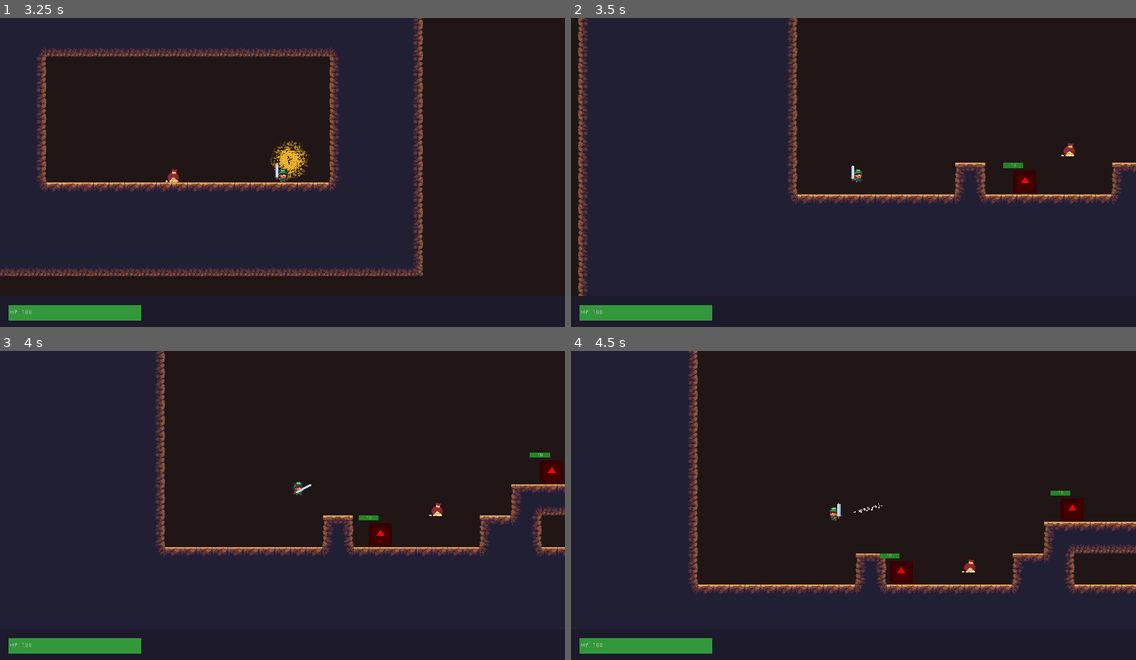
Above: before the commit, frames 1-4 (two rows, left to right).
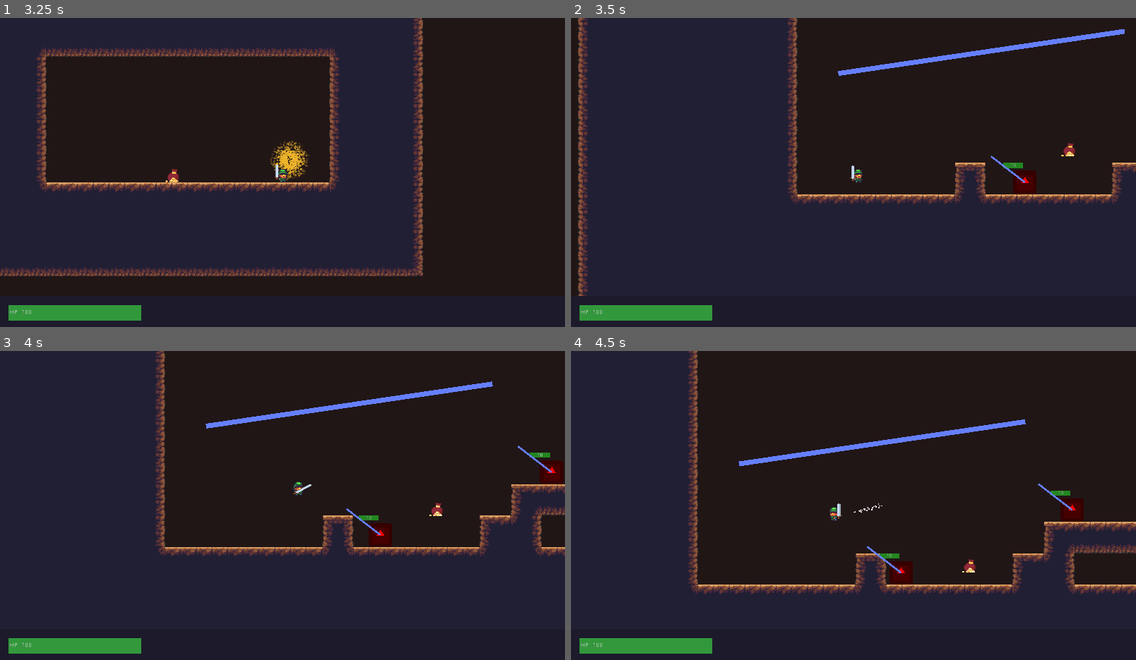
Above: after the commit, the same moments.

Repository: totalfreak/2D-Diablo
Game: Godot game, scene res://Scenes/Worlds/World1.tscn
Same seed, same stepped clock (60 frames per second), same inputs: the game is played once before the commit and once after it. The engine's default icon, where the game draws it, is replaced by a stand-in: a white triangle on a blue panel in a dark square.
Inputs:
- Up to frame 1 (3.25 s): tap Enter (ui_accept) at 0.5, 0.77, 1.52, 3.02 s; hold Right (ui_right) 0.53-2.03 s; tap V (Attack) at 0.6, 1.35, 2.3, 2.85 s; hold Left (ui_left) 2.03-2.78 s; tap Shift (dodge) at 2.1 s; hold Right (ui_right) from 2.78 s (still down)
- Up to frame 2 (3.5 s): keep holding Right (ui_right)
- Up to frame 3 (4 s): keep holding Right (ui_right); tap V (Attack) at 3.6 s; tap Enter (ui_accept) at 3.77 s
- Up to frame 4 (4.5 s): release Right (ui_right) at 4.28 s; hold Left (ui_left) from 4.28 s (still down); tap Shift (dodge) at 4.35 s

Frame 1 is identical in both runs. In frame 2, 0.9% of the frame differs, in the area x 47-98%, y 3-54%; in frame 3, 0.9%, in the area x 36-98%, y 9-60%; in frame 4, 0.9%.

Commit message:
Tried making a ray between player and enemies

Diff:
--- a/Scenes/Enemies/Enemy.gd
+++ b/Scenes/Enemies/Enemy.gd
@@ -8,6 +8,8 @@
 onready var rightSurfaceRay = get_node("surfaceRayRight")
 onready var leftPlayerRay = get_node("playerRayLeft")
 onready var rightPlayerRay = get_node("playerRayRight")
+onready var playerRay = get_node("playerRay")
+onready var playerRayLine = get_node("playerRayLine")
 onready var player = get_tree().get_nodes_in_group("Player")[0]
 onready var attackTimer = get_node("AttackTimer")
 onready var takeDamageTimer = get_node("TakeDamageTimer")
@@ -23,6 +25,7 @@
 var following = false
 export var followRange = 350
 export var attackRange = 50
+var playerRayHitting = false
 
 var takingDamage = false
 var dead = false
@@ -40,6 +43,7 @@
 	leftSurfaceRay.add_exception(get_tree().get_nodes_in_group("Loot")[0])
 	rightSurfaceRay.add_exception(get_tree().get_nodes_in_group("Loot")[0])
 	leftPlayerRay.add_exception(get_tree().get_nodes_in_group("Loot")[0])
+	playerRay.add_exception(get_tree().get_nodes_in_group("Loot")[0])
 	rightPlayerRay.add_exception(get_tree().get_nodes_in_group("Loot")[0])
 	takeDamageTimer.connect("timeout", self, "_Stop_Taking_Damage")
 	pass
@@ -48,6 +52,8 @@
 	#Save status of rays
 	rayBools[0] = leftSurfaceRay.is_colliding()
 	rayBools[1] = rightSurfaceRay.is_colliding()
+	if player:
+		playerRay.set_cast_to((player.get_global_position() - self.get_global_position()).normalized() * (followRange / 10))
 	playerBools[0] = leftPlayerRay.is_colliding()
 	playerBools[1] = rightPlayerRay.is_colliding()
 
@@ -84,20 +90,14 @@
 
 func Patrol():
 	#If player is in attack range
-	if playerBools[0] and leftPlayerRay.get_collider().get_groups().has("Player") and not takingDamage and not attacking and not following and not dead:
+	if playerRay.is_colliding() and playerRay.get_collider().get_groups().has("Player") and not takingDamage and not attacking and not following and not dead:
 		_Change_State("following")
+		print("yay")
 		following = true
-		print(leftPlayerRay.get_collider().get_groups())
-	elif playerBools[1] and rightPlayerRay.get_collider().get_groups().has("Player") and not takingDamage and not attacking and not following and not dead:
-		_Change_State("following")
-		following = true
-		print(rightPlayerRay.get_collider().get_groups())
 	elif not attacking and not dead and not following:
-
 		#Move left
 		if not movingRight and rayBools[0]:
 			motion.x = -moveSpeed
-
 		#Move right
 		elif movingRight and rayBools[1]:
 			motion.x = moveSpeed
@@ -128,7 +128,7 @@
 
 func Is_Player_Left():
 	if player:
-		if player.get_global_position().x > self.get_global_position().x:
+		if playerRay.cast_to.x > 0:
 			$Sprite.flip_h = false
 			return false
 		else:
--- a/Scenes/Enemies/Enemy.tscn
+++ b/Scenes/Enemies/Enemy.tscn
@@ -85,7 +85,15 @@
 cast_to = Vector2( -32, 0 )
 collision_mask = 1
 
-[node name="playerRayRight" type="RayCast2D" parent="." index="5"]
+[node name="playerRay" type="RayCast2D" parent="." index="5"]
+
+position = Vector2( -32, 0 )
+enabled = true
+exclude_parent = true
+cast_to = Vector2( -32, 0 )
+collision_mask = 1
+
+[node name="playerRayRight" type="RayCast2D" parent="." index="6"]
 
 position = Vector2( 32, 0 )
 enabled = true
@@ -93,21 +101,31 @@
 cast_to = Vector2( 32, 0 )
 collision_mask = 1
 
-[node name="AttackTimer" type="Timer" parent="." index="6"]
+[node name="playerRayLine" type="Line2D" parent="." index="7"]
+
+z_index = 2
+points = PoolVector2Array( -92, -70.6667, 0, 0 )
+width = 5.0
+default_color = Color( 0.4, 0.5, 1, 1 )
+sharp_limit = 2.0
+round_precision = 8
+_sections_unfolded = [ "Fill", "Z Index" ]
+
+[node name="AttackTimer" type="Timer" parent="." index="8"]
 
 process_mode = 0
 wait_time = 2.0
 one_shot = false
 autostart = false
 
-[node name="TakeDamageTimer" type="Timer" parent="." index="7"]
+[node name="TakeDamageTimer" type="Timer" parent="." index="9"]
 
 process_mode = 0
 wait_time = 0.5
 one_shot = false
 autostart = false
 
-[node name="Bars" type="Control" parent="." index="8"]
+[node name="Bars" type="Control" parent="." index="10"]
 
 anchor_left = 0.5
 anchor_top = 0.0
--- a/Scenes/Interactives/Portal.tscn
+++ b/Scenes/Interactives/Portal.tscn
@@ -97,6 +97,7 @@
 audio_bus_override = false
 audio_bus_name = "Master"
 script = ExtResource( 1 )
+_sections_unfolded = [ "Collision" ]
 __meta__ = {
 "_edit_group_": true
 }
--- a/Scenes/Player/Player.gd
+++ b/Scenes/Player/Player.gd
@@ -96,10 +96,11 @@
 		elif motion.y > 0 and not attacking and not dodging:
 			$Sprite.play("Fall")
 			$AnimationPlayer.play("Fall")
-	elif not attacking and not dodging:
+	elif not dodging:
 		motion.x = lerp(motion.x, 0, dampSpeed * delta)
-		$Sprite.play("Idle")
-		$AnimationPlayer.play("Idle")
+		if not attacking:
+			$Sprite.play("Idle")
+			$AnimationPlayer.play("Idle")
 
 	if Input.is_action_just_pressed("dodge") and not dodging and canDodge:
 		_Dodge(delta)
--- a/Scenes/Player/Player.tscn
+++ b/Scenes/Player/Player.tscn
@@ -267,7 +267,7 @@
 "speed": 5.0
 } ]
 
-[node name="Player" type="KinematicBody2D" index="0" groups=[
+[node name="Player" type="KinematicBody2D" groups=[
 "Player",
 ]]
 
--- a/Scenes/Worlds/World2.tscn
+++ b/Scenes/Worlds/World2.tscn
@@ -7,7 +7,7 @@
 [ext_resource path="res://Scenes/UI/HUD.tscn" type="PackedScene" id=5]
 [ext_resource path="res://Scenes/Loot/Gold/Gold Pouch.tscn" type="PackedScene" id=6]
 
-[node name="World" type="Node2D"]
+[node name="World" type="Node2D" index="0"]
 
 [node name="TileMap" type="TileMap" parent="." index="0" groups=[
 "Solids",
@@ -50,16 +50,26 @@
 
 position = Vector2( 531, 616 )
 collision_mask = 0
-_sections_unfolded = [ "Collision", "Transform" ]
+_sections_unfolded = [ "Collision", "Transform", "Z Index" ]
 
 [node name="Enemy2" parent="." index="4" instance=ExtResource( 4 )]
 
 position = Vector2( 880, 488 )
 collision_mask = 0
-_sections_unfolded = [ "Collision", "Transform" ]
+_sections_unfolded = [ "Collision", "Transform", "Z Index" ]
 
 [node name="HUD" parent="." index="5" instance=ExtResource( 5 )]
 
 [node name="Gold Pouch" parent="." index="6" instance=ExtResource( 6 )]
 
 position = Vector2( 616, 549 )
+
+[node name="Line2D" type="Line2D" parent="." index="7"]
+
+points = PoolVector2Array( 731, 308, 147, 394 )
+width = 10.0
+default_color = Color( 0.4, 0.5, 1, 1 )
+texture_mode = 259090672
+sharp_limit = 2.0
+round_precision = 8
+_sections_unfolded = [ "Transform" ]
Not shown, removed: Builds/Web/2D Diablo.png.import
Not shown, added: Builds/Web/index.png.import
Not shown, added: Builds/Linux.zip
Not shown, changed: Builds/Linux/2D Diablo.pck
Not shown, added: Builds/Mac.zip
Not shown, changed: Builds/Mac/2D Diablo.zip
Not shown, added: Builds/Web.zip
Not shown, removed: Builds/Web/2D Diablo.html
Not shown, removed: Builds/Web/2D Diablo.js
Not shown, removed: Builds/Web/2D Diablo.pck
Not shown, removed: Builds/Web/2D Diablo.png
Not shown, changed: Builds/Web/2D Diablo.wasm
(and 7 more such lines)
